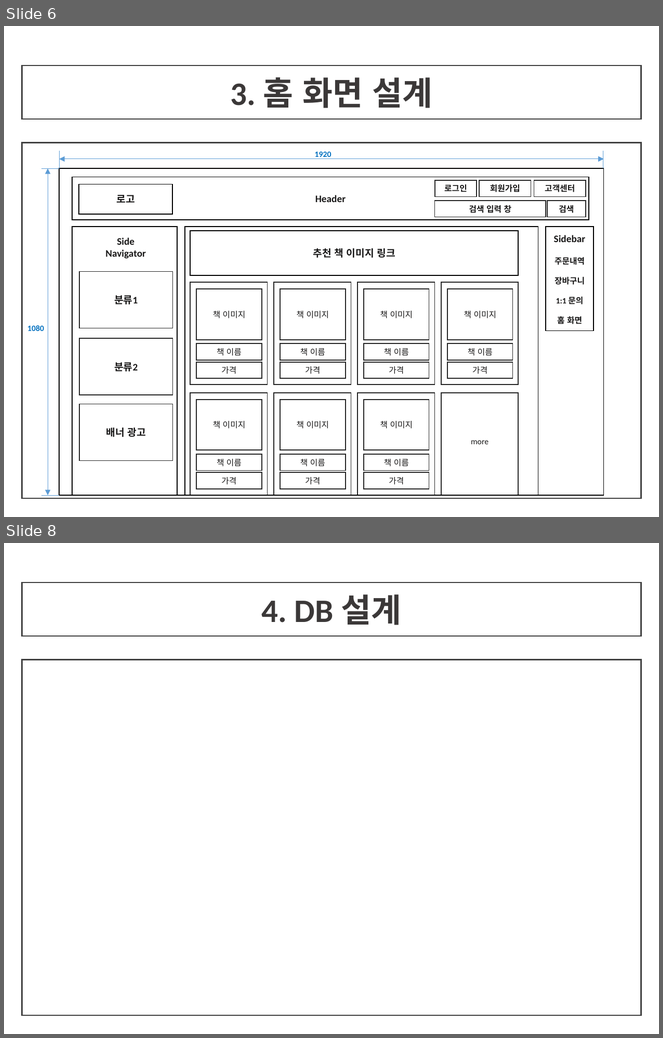
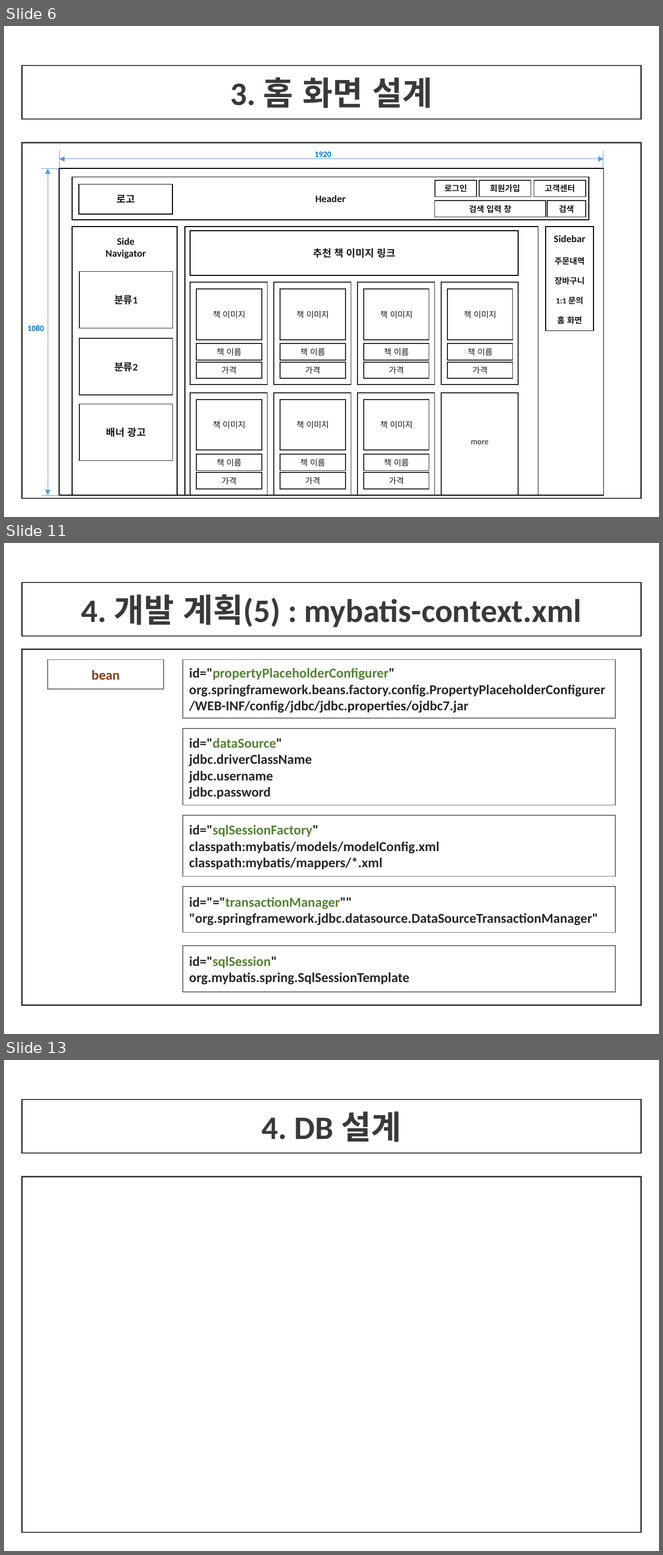
Before and after one commit to himediaai/DongGyun, a slide deck: 기획안.pptx. Shown one above the other, each under a label of ours: slides 6 and 8 before the commit, slides 6, 11 and 13 after it; the slides between them are not shown. The pictures are 663x1038 and 663x1555 pixels, drawn with LibreOffice and Linux fonts; fonts in the diff are those of the drawing. Boxes give left, top, right and bottom in pixels: in the first picture for what was removed or moved away, otherwise in the second. Text is boxed around its words. In the diff, an @@ line names an element or a change of style, - is before the commit and + after.

```diff
--- a/기획안.pptx
+++ b/기획안.pptx
@@ slide 11 added at [4,543,659,1034], background #FFFFFF @@
@@ rectangle added at [22,583,641,636], outline #404040 1.5 pt, 36 pt, text #3B3838, bold @@
+4. 개발 계획(5) : mybatis-context.xml
@@ rectangle added at [22,649,641,1005], outline #404040 1.5 pt @@
@@ rectangle added at [48,659,164,689], outline #767171 1 pt, 15 pt, text #843C0B, bold @@
+bean
@@ rectangle added at [183,659,616,719], outline #767171 1 pt, 15 pt, text #262626, bold @@
+id="propertyPlaceholderConfigurer"
+org.springframework.beans.factory.config.PropertyPlaceholderConfigurer
+/WEB-INF/config/jdbc/jdbc.properties/ojdbc7.jar
@@ rectangle added at [183,729,616,805], outline #767171 1 pt, 15 pt, text #262626, bold @@
+id="dataSource"
+jdbc.driverClassName
+jdbc.username
+jdbc.password
@@ rectangle added at [183,815,616,876], outline #767171 1 pt, 15 pt, text #262626, bold @@
+id="sqlSessionFactory"
+classpath:mybatis/models/modelConfig.xml
+classpath:mybatis/mappers/*.xml
@@ rectangle added at [183,887,616,933], outline #767171 1 pt, 15 pt, text #262626, bold @@
+id="="transactionManager""
+"org.springframework.jdbc.datasource.DataSourceTransactionManager"
@@ rectangle added at [183,946,616,992], outline #767171 1 pt, 15 pt, text #262626, bold @@
+id="sqlSession"
+org.mybatis.spring.SqlSessionTemplate
@@ what was slide 8 is now slide 13 @@
```
Also in this commit, not shown: 2 slides changed, 4 other slides added.
